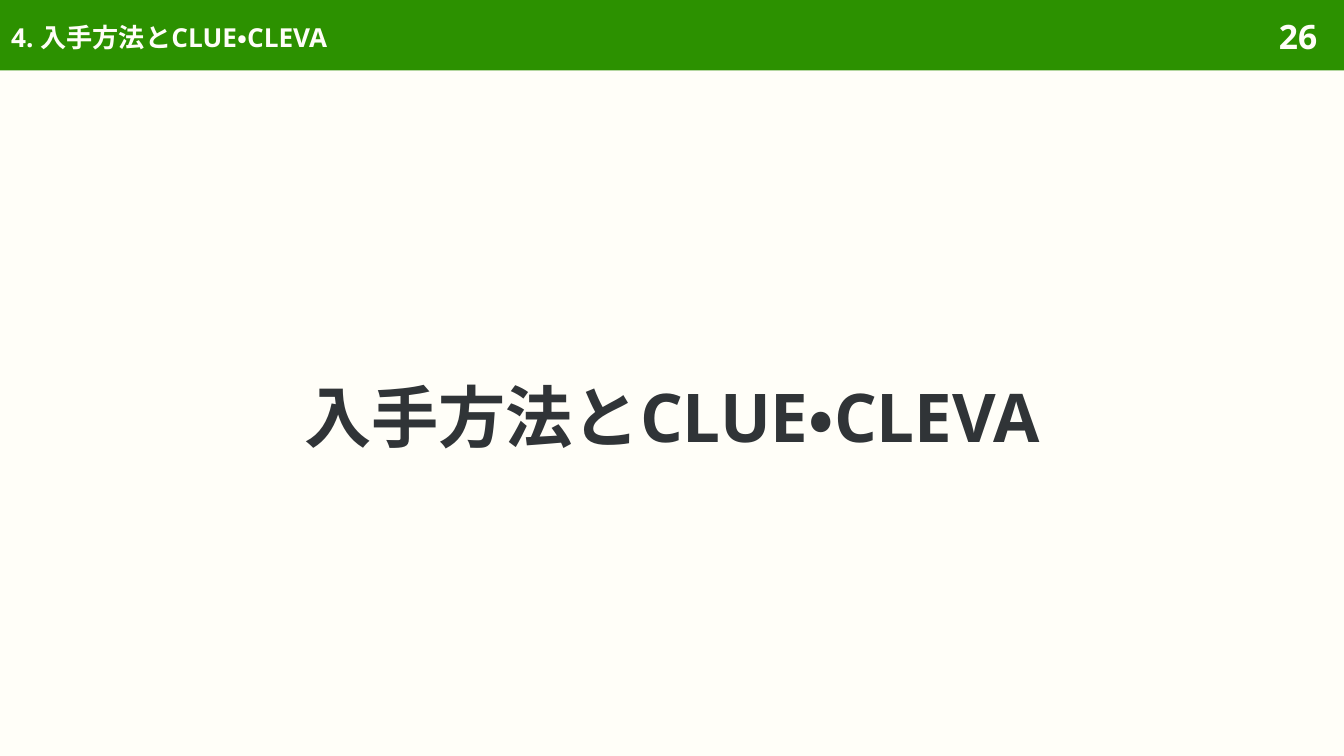
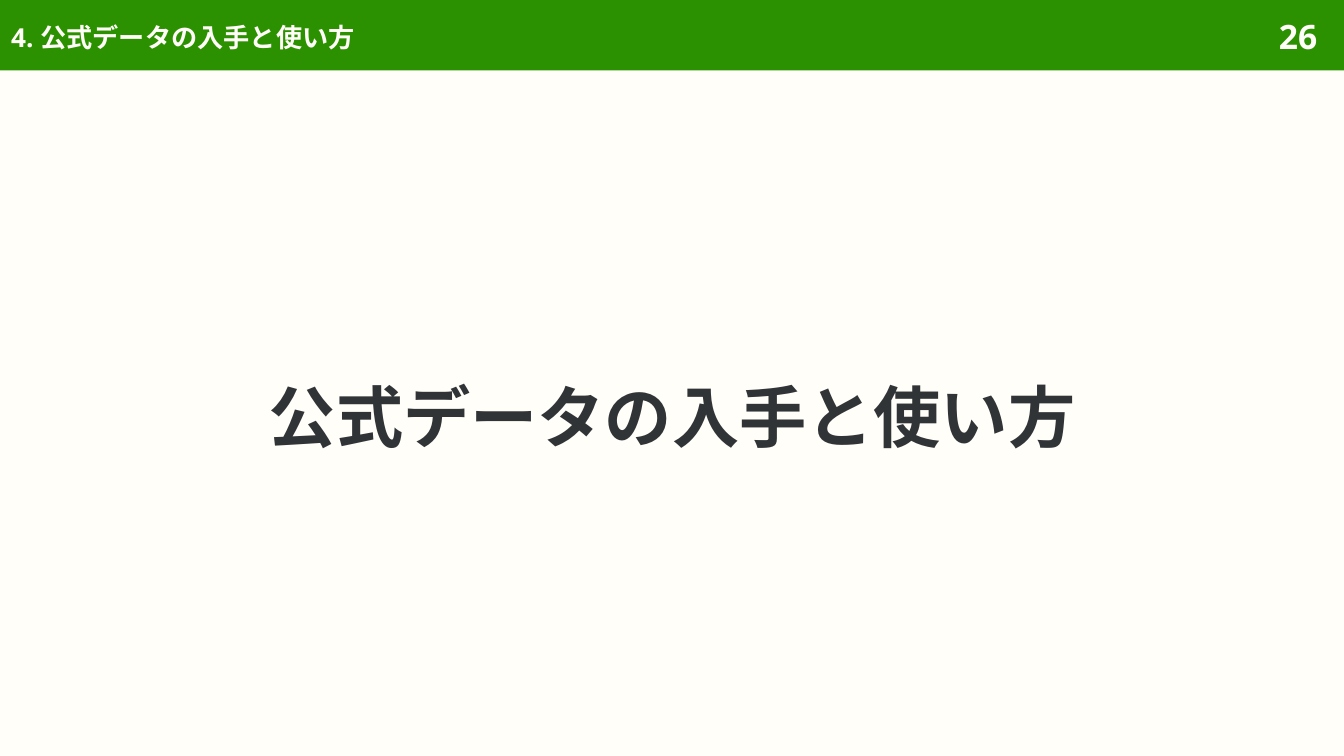
Before and after one commit to sasakiy84/datasets-in-10-minutes, a slide deck: slide 26 of slides/datasets-in-10-minutes-c3.pptx. Drawn at 1344x756 pixels with LibreOffice and Linux fonts; fonts in the diff are those of the drawing. Boxes give left, top, right and bottom in pixels: in the first picture for what was removed or moved away, otherwise in the second. Text is boxed around its words. In the diff, an @@ line names an element or a change of style, - is before the commit and + after.

```diff
--- a/slides/datasets-in-10-minutes-c3.pptx
+++ b/slides/datasets-in-10-minutes-c3.pptx
@@ title at box(11, 24, 354, 50): text changed @@
-4. 入手方法とCLUE・CLEVA
+4. 公式データの入手と使い方
@@ title at box(269, 384, 1075, 449): text changed @@
-入手方法とCLUE・CLEVA
+公式データの入手と使い方
```
Also in this commit, not shown: 6 other slides changed, 3 slides removed, 58 other files.
